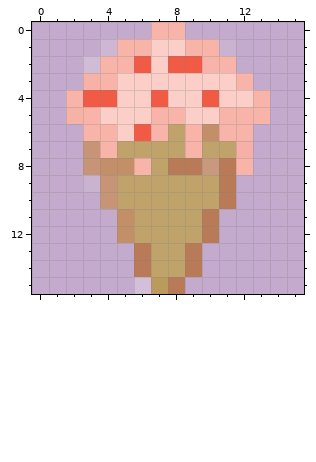
Pixel-art sprite, stored at textures/Icecreamstrawberry.png. This is how it looked before the edit.
The file is 16x16 pixels. Pixels under 10% opacity are left out. Colours within 5 levels of each other are drawn and written as one.
After the commit:
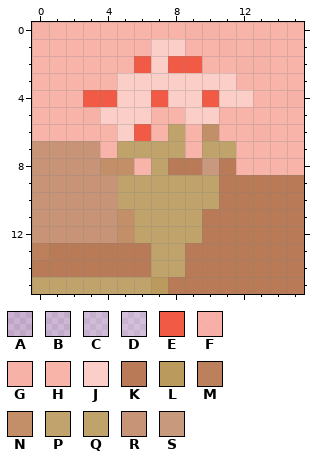
Palette (. is transparent): A #ffffff1a  B #ffffff27  C #ffffff35  D #ffffff3f  E #f15a45  F #f9b0a5f1  G #f9b2a7f7  H #f9b4aa  J #fbcec8  K #b97a57  L #bb9a5e  M #bc805dfe  N #c28f69  P #c0a36bf9  Q #c0a36b  R #c79478  S #c9997e
Changes in this commit:
@@ x 0..15 @@
- 0 .......HH.......
- 1 ....BHHJJHHA....
- 2 ...CHHEJEEHH....
- 3 ...GHJJJJJJJH...
- 4 ..HEEJJEJJEJJH..
- 5 ..GHJJJHHJJHHH..
- 6 ...HHJEHQHNHH...
- 7 ...RHQQQQHQQF...
- 8 ...RNNHQKKSKH...
- 9 ...ARQQQQQQK....
-10 ....RQQQQQQK....
-11 .....NQQQQK.....
-12 .....NQQQQK.....
-13 ......KQQK......
-14 ......KQQK......
-15 ......DLK.......
+ 0 GHHHHHHHHGGHHHHH
+ 1 HHHHHHHJJHHGHGHH
+ 2 HHHHHHEJEEHHGGHH
+ 3 HHHHHJJJJJJJHHHH
+ 4 HHHEEJJEJJEJJHHG
+ 5 HHHGJJJHHJJHHHHH
+ 6 HHHHHJEHQHNHHGHH
+ 7 RRRRHQQQQHQQHHHH
+ 8 RRRRNNHQKKSKHHHH
+ 9 RRRRRQQQQQQKKKKK
+10 RRRRRQQQQQQKKKKK
+11 RRRRRNQQQQKKKKKK
+12 RRRRRNQQQQKKKKKK
+13 MKKKKKKQQKKKKKKK
+14 KKKKKKKQQKKKKKKK
+15 QQQQPQQLKKKKKKKK
Where, in picture pixels (left, top, right, bottom), the same in both pictures:
changed: (32, 22, 304, 294)
